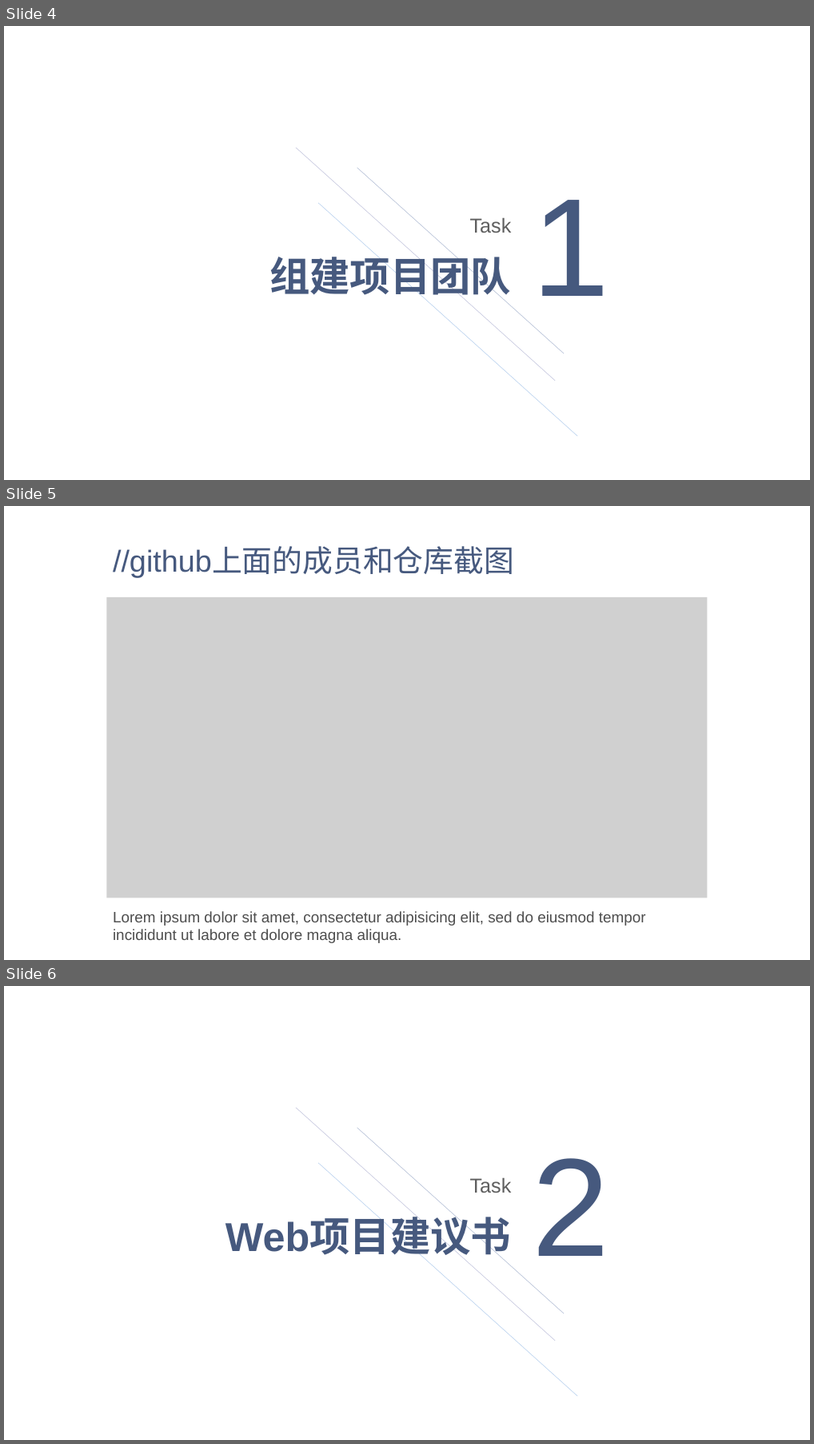
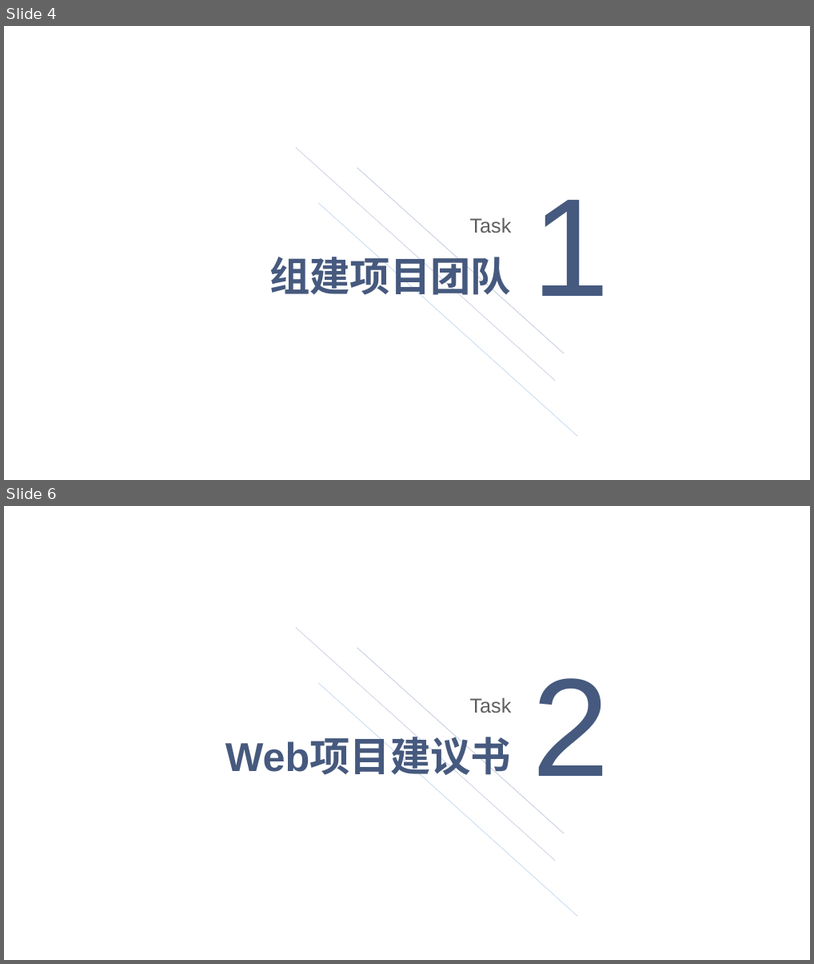
Before and after one commit to Weeeeeb/WebProject, a slide deck: ppt/Web工程大作业.pptx. Shown one above the other, each under a label of ours: slides 4, 5 and 6 before the commit, slides 4 and 6 after it; the slides between them are not shown. The pictures are 814x1444 and 814x964 pixels, drawn with LibreOffice and Linux fonts; fonts in the diff are those of the drawing; grey boxes stand for pictures; background and template pictures are left out. Boxes give left, top, right and bottom in pixels: in the first picture for what was removed or moved away, otherwise in the second. Text is boxed around its words. In the diff, an @@ line names an element or a change of style, - is before the commit and + after.

```diff
--- a/ppt/Web工程大作业.pptx
+++ b/ppt/Web工程大作业.pptx
@@ slide 5 removed at (4, 506, 810, 960), background #FFFFFF @@
@@ text removed at (113, 548, 514, 577) @@
-//github上面的成员和仓库截图
@@ picture removed at (107, 597, 707, 898) @@
@@ text removed at (113, 911, 646, 943) @@
-Lorem ipsum dolor sit amet, consectetur adipisicing elit, sed do eiusmod tempor incididunt ut labore et dolore magna aliqua.
```
Also in this commit, not shown: 16 slides changed, 24 slides added, 4 other slides removed.
